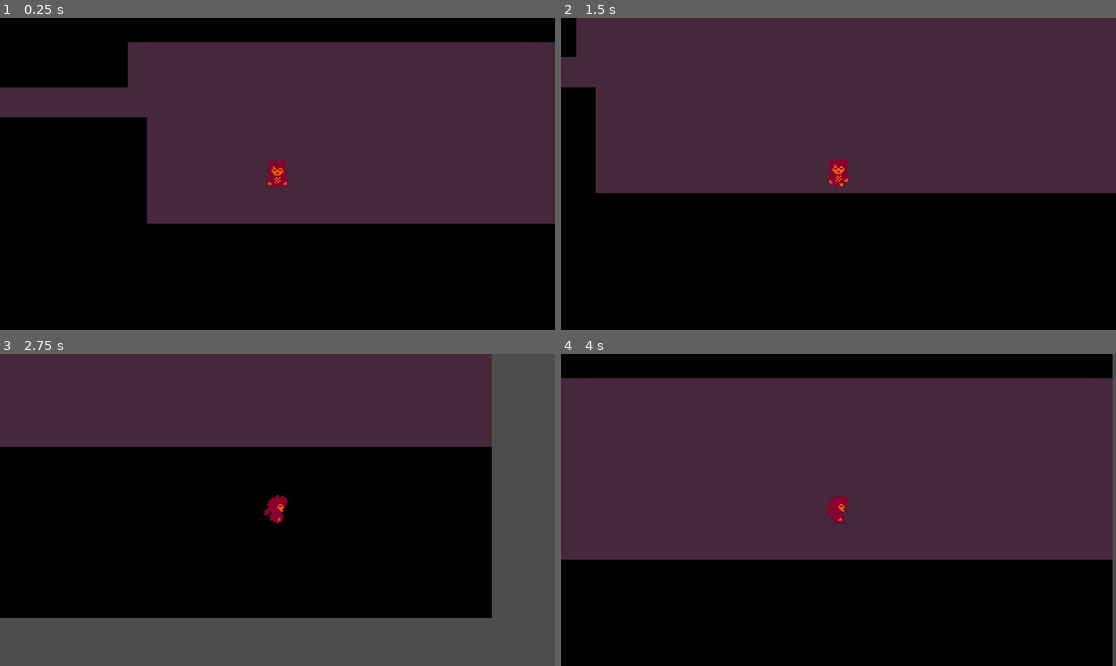
Above: before the commit, frames 1-4 (two rows, left to right).
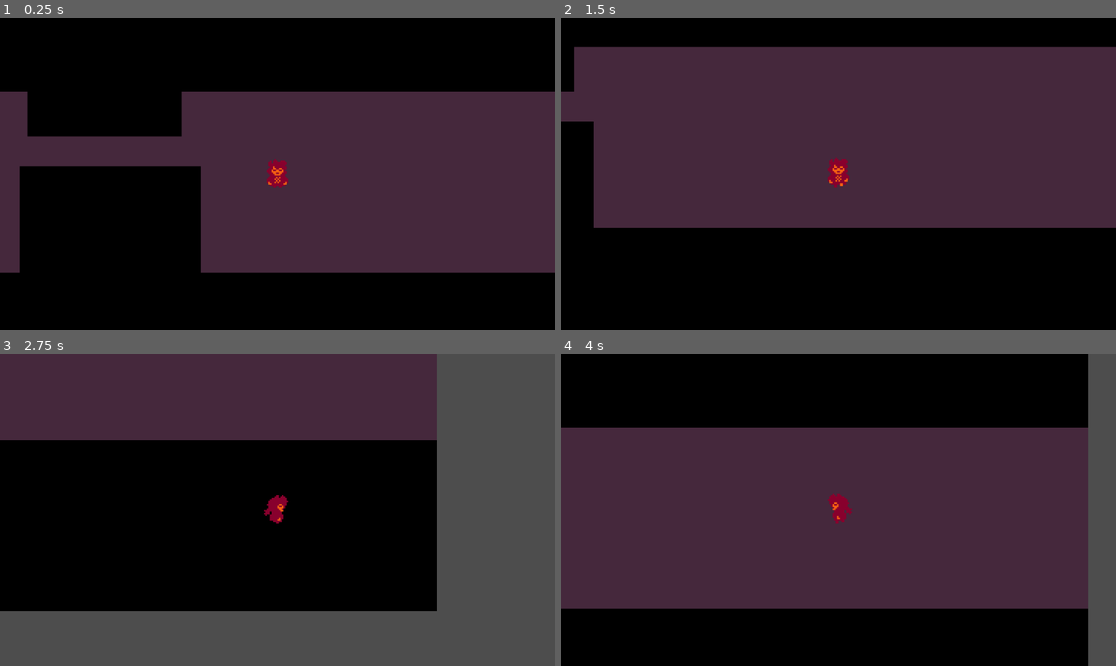
Above: after the commit, the same moments.

Repository: luckesi/elv3s-test
Game: Godot game, scene res://scenes/levels/game.tscn
Same seed, same stepped clock (60 frames per second), same inputs: the game is played once before the commit and once after it. The project has no main scene, so this scene is started directly.
Inputs:
- Up to frame 1 (0.25 s): no input
- Up to frame 2 (1.5 s): tap Enter at 0.5 s; hold Right (ui_right) 0.53-1.28 s; hold Down (ui_down) from 1.28 s (still down)
- Up to frame 3 (2.75 s): release Down (ui_down) at 2.03 s; hold Right (ui_right) from 2.03 s (still down)
- Up to frame 4 (4 s): release Right (ui_right) at 2.78 s; hold Up (ui_up) 2.78-3.53 s; hold Left (ui_left) from 3.53 s (still down)

The runs differ from the first frame. In frame 1, 31% of the frame differs, in the area x 0-100%, y 7-82%; in frame 2, 21%; in frame 3, 12%; in frame 4, 35%, in the area x 0-100%, y 0-100%.

Commit message:
move fix

Diff:
--- /dev/null
+++ b/scenes/characters/carrie_2.tscn
@@ -0,0 +1,180 @@
+[gd_scene load_steps=23 format=3 uid="uid://drhlvuksoa63h"]
+
+[ext_resource type="Script" uid="uid://dh42qpobpij5u" path="res://scripts/characters/carrie_2.gd" id="1_faaef"]
+[ext_resource type="Texture2D" uid="uid://doat51v6x3tu1" path="res://assets/characters/spritesheet cl.png" id="1_kyhgc"]
+
+[sub_resource type="AtlasTexture" id="AtlasTexture_faaef"]
+atlas = ExtResource("1_kyhgc")
+region = Rect2(0, 0, 30, 30)
+
+[sub_resource type="AtlasTexture" id="AtlasTexture_hmaah"]
+atlas = ExtResource("1_kyhgc")
+region = Rect2(30, 0, 30, 30)
+
+[sub_resource type="AtlasTexture" id="AtlasTexture_ln0gi"]
+atlas = ExtResource("1_kyhgc")
+region = Rect2(0, 60, 30, 30)
+
+[sub_resource type="AtlasTexture" id="AtlasTexture_82175"]
+atlas = ExtResource("1_kyhgc")
+region = Rect2(30, 60, 30, 30)
+
+[sub_resource type="AtlasTexture" id="AtlasTexture_1urjb"]
+atlas = ExtResource("1_kyhgc")
+region = Rect2(0, 30, 30, 30)
+
+[sub_resource type="AtlasTexture" id="AtlasTexture_if3g3"]
+atlas = ExtResource("1_kyhgc")
+region = Rect2(30, 30, 30, 30)
+
+[sub_resource type="AtlasTexture" id="AtlasTexture_j68th"]
+atlas = ExtResource("1_kyhgc")
+region = Rect2(30, 90, 30, 30)
+
+[sub_resource type="AtlasTexture" id="AtlasTexture_6th2h"]
+atlas = ExtResource("1_kyhgc")
+region = Rect2(0, 90, 30, 30)
+
+[sub_resource type="AtlasTexture" id="AtlasTexture_tsdgm"]
+atlas = ExtResource("1_kyhgc")
+region = Rect2(90, 90, 30, 30)
+
+[sub_resource type="AtlasTexture" id="AtlasTexture_2muy6"]
+atlas = ExtResource("1_kyhgc")
+region = Rect2(60, 90, 30, 30)
+
+[sub_resource type="AtlasTexture" id="AtlasTexture_u71f6"]
+atlas = ExtResource("1_kyhgc")
+region = Rect2(30, 150, 30, 30)
+
+[sub_resource type="AtlasTexture" id="AtlasTexture_gl1s2"]
+atlas = ExtResource("1_kyhgc")
+region = Rect2(0, 150, 30, 30)
+
+[sub_resource type="AtlasTexture" id="AtlasTexture_ilpqk"]
+atlas = ExtResource("1_kyhgc")
+region = Rect2(90, 150, 30, 30)
+
+[sub_resource type="AtlasTexture" id="AtlasTexture_124u0"]
+atlas = ExtResource("1_kyhgc")
+region = Rect2(60, 150, 30, 30)
+
+[sub_resource type="AtlasTexture" id="AtlasTexture_vooni"]
+atlas = ExtResource("1_kyhgc")
+region = Rect2(30, 120, 30, 30)
+
+[sub_resource type="AtlasTexture" id="AtlasTexture_02lcb"]
+atlas = ExtResource("1_kyhgc")
+region = Rect2(0, 120, 30, 30)
+
+[sub_resource type="AtlasTexture" id="AtlasTexture_3apgw"]
+atlas = ExtResource("1_kyhgc")
+region = Rect2(90, 120, 30, 30)
+
+[sub_resource type="AtlasTexture" id="AtlasTexture_2pwr4"]
+atlas = ExtResource("1_kyhgc")
+region = Rect2(60, 120, 30, 30)
+
+[sub_resource type="SpriteFrames" id="SpriteFrames_v4eok"]
+animations = [{
+"frames": [{
+"duration": 1.0,
+"texture": SubResource("AtlasTexture_faaef")
+}, {
+"duration": 1.0,
+"texture": SubResource("AtlasTexture_hmaah")
+}],
+"loop": true,
+"name": &"idledown",
+"speed": 2.5
+}, {
+"frames": [{
+"duration": 1.0,
+"texture": SubResource("AtlasTexture_ln0gi")
+}, {
+"duration": 1.0,
+"texture": SubResource("AtlasTexture_82175")
+}],
+"loop": true,
+"name": &"idleside",
+"speed": 2.5
+}, {
+"frames": [{
+"duration": 1.0,
+"texture": SubResource("AtlasTexture_1urjb")
+}, {
+"duration": 1.0,
+"texture": SubResource("AtlasTexture_if3g3")
+}],
+"loop": true,
+"name": &"idleup",
+"speed": 2.5
+}, {
+"frames": [{
+"duration": 1.0,
+"texture": SubResource("AtlasTexture_j68th")
+}, {
+"duration": 1.0,
+"texture": SubResource("AtlasTexture_6th2h")
+}, {
+"duration": 1.0,
+"texture": SubResource("AtlasTexture_tsdgm")
+}, {
+"duration": 1.0,
+"texture": SubResource("AtlasTexture_2muy6")
+}],
+"loop": true,
+"name": &"walkdown",
+"speed": 6.0
+}, {
+"frames": [{
+"duration": 1.0,
+"texture": SubResource("AtlasTexture_u71f6")
+}, {
+"duration": 1.0,
+"texture": SubResource("AtlasTexture_gl1s2")
+}, {
+"duration": 1.0,
+"texture": SubResource("AtlasTexture_ilpqk")
+}, {
+"duration": 1.0,
+"texture": SubResource("AtlasTexture_124u0")
+}],
+"loop": true,
+"name": &"walkside",
+"speed": 6.0
+}, {
+"frames": [{
+"duration": 1.0,
+"texture": SubResource("AtlasTexture_vooni")
+}, {
+"duration": 1.0,
+"texture": SubResource("AtlasTexture_02lcb")
+}, {
+"duration": 1.0,
+"texture": SubResource("AtlasTexture_3apgw")
+}, {
+"duration": 1.0,
+"texture": SubResource("AtlasTexture_2pwr4")
+}],
+"loop": true,
+"name": &"walkup",
+"speed": 6.0
+}]
+
+[sub_resource type="RectangleShape2D" id="RectangleShape2D_kyhgc"]
+size = Vector2(12, 18)
+
+[node name="Carrie2" type="CharacterBody2D"]
+script = ExtResource("1_faaef")
+
+[node name="AnimatedSprite2D" type="AnimatedSprite2D" parent="."]
+sprite_frames = SubResource("SpriteFrames_v4eok")
+animation = &"idledown"
+frame_progress = 0.29894492
+
+[node name="CollisionShape2D" type="CollisionShape2D" parent="."]
+shape = SubResource("RectangleShape2D_kyhgc")
+
+[node name="Camera2D" type="Camera2D" parent="."]
+zoom = Vector2(3.605, 3.605)
--- a/scenes/levels/game.tscn
+++ b/scenes/levels/game.tscn
@@ -9,5 +9,4 @@
 texture = ExtResource("1_e6yxx")
 
 [node name="Carrie" parent="." instance=ExtResource("2_eqihu")]
-position = Vector2(32, 33)
-SPEED = 100.0
+position = Vector2(-4, 0)
--- a/scripts/characters/carrie.gd
+++ b/scripts/characters/carrie.gd
@@ -5,42 +5,53 @@
 @export_category("Player Stats")
 @export var SPEED: float = 150
 
+#Variável da direção
 var current_dir: String = "none"
 
-func _physics_process(delta: float) -> void:
+#Função da física
+func _physics_process(_delta: float) -> void:
 	move ()
 	animate()
 
+#Função de movimento
 func move () -> void:
 	var direction: Vector2 = Input.get_vector("ui_left", "ui_right", "ui_up", "ui_down")
 	velocity = direction * SPEED
 	move_and_slide ()
 
+#Função das animações
 func animate () -> void:
-	if velocity.x > 0 or velocity.y > 0:
+	#Função de andar
+	if velocity.x != 0 or velocity.y != 0:
 		if Input.is_action_just_pressed("ui_left"):
 			texture.flip_h = false
 			current_dir = "left"
 			animation.play("walkSIDE")
 
-		if Input.is_action_just_pressed("ui_right"):
+		elif Input.is_action_just_pressed("ui_right"):
 			texture.flip_h = true
 			current_dir = "right"
 			animation.play("walkSIDE")
 
-		if Input.is_action_pressed("ui_up"):
+		elif Input.is_action_pressed("ui_up"):
 			texture.flip_h = false
 			current_dir = "up"
 			animation.play("walkBACK")
 
-		if Input.is_action_pressed("ui_down"):
+		elif Input.is_action_pressed("ui_down"):
 			texture.flip_h = false
 			current_dir = "down"
 			animation.play("walkFRONT")
+
+	#Animação do idle
 	else:
 		if current_dir == "left":
 			animation.play("idleSIDE")
 			texture.flip_h = false
+
+		if current_dir == "right":
+			animation.play("idleSIDE")
+			texture.flip_h = true
 
 		if current_dir == "up":
 			animation.play("idleBACK")
@@ -49,7 +60,3 @@
 		if current_dir == "down":
 			animation.play("idleFRONT")
 			texture.flip_h = false
-
-		if current_dir == "right":
-			animation.play("idleSIDE")
-			texture.flip_h = true
--- /dev/null
+++ b/scripts/characters/carrie_2.gd
@@ -0,0 +1,53 @@
+extends CharacterBody2D
+
+@onready var anim: AnimatedSprite2D = $AnimatedSprite2D
+var SPEED: float = 150
+var current_dir: String = "none"
+
+func _physics_process(_delta: float) -> void:
+	move ()
+	animate()
+
+func move () -> void:
+	var direction: Vector2 = Input.get_vector("ui_left", "ui_right", "ui_up", "ui_down")
+	velocity = direction * SPEED
+	move_and_slide ()
+
+func animate () -> void:
+	if velocity.x != 0 or velocity.y != 0:
+		if Input.is_action_just_pressed("ui_left"):
+			anim.flip_h = false
+			anim.play("walkside")
+			current_dir = "left"
+
+		if Input.is_action_just_pressed("ui_right"):
+			anim.flip_h = true
+			anim.play("walkside")
+			current_dir = "right"
+
+		if Input.is_action_just_pressed("ui_up"):
+			anim.flip_h = false
+			anim.play("walkup")
+			current_dir = "up"
+
+		if Input.is_action_just_pressed("ui_down"):
+			anim.flip_h = false
+			anim.play("walkdown")
+			current_dir = "down"
+
+	else:
+		if current_dir == "left":
+			anim.play("idleside")
+			anim.flip_h = false
+
+		if current_dir == "right":
+			anim.play("idleside")
+			anim.flip_h = true
+
+		if current_dir == "up":
+			anim.play("idleup")
+			anim.flip_h = false
+
+		if current_dir == "down":
+			anim.play("idledown")
+			anim.flip_h = false
Not shown, added: scripts/characters/carrie_2.gd.uid
